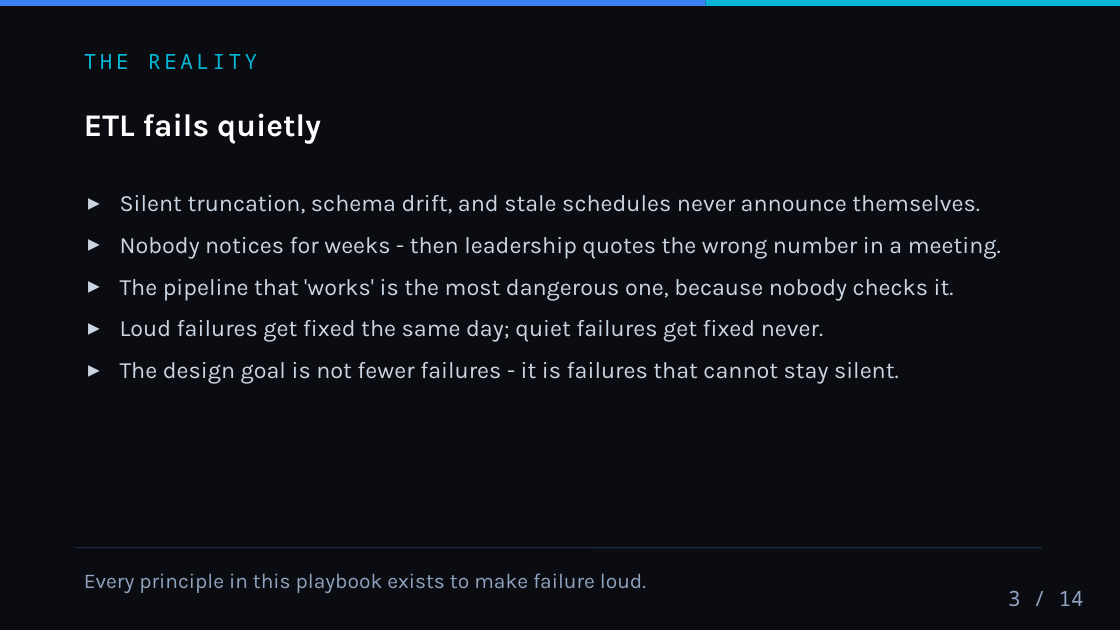
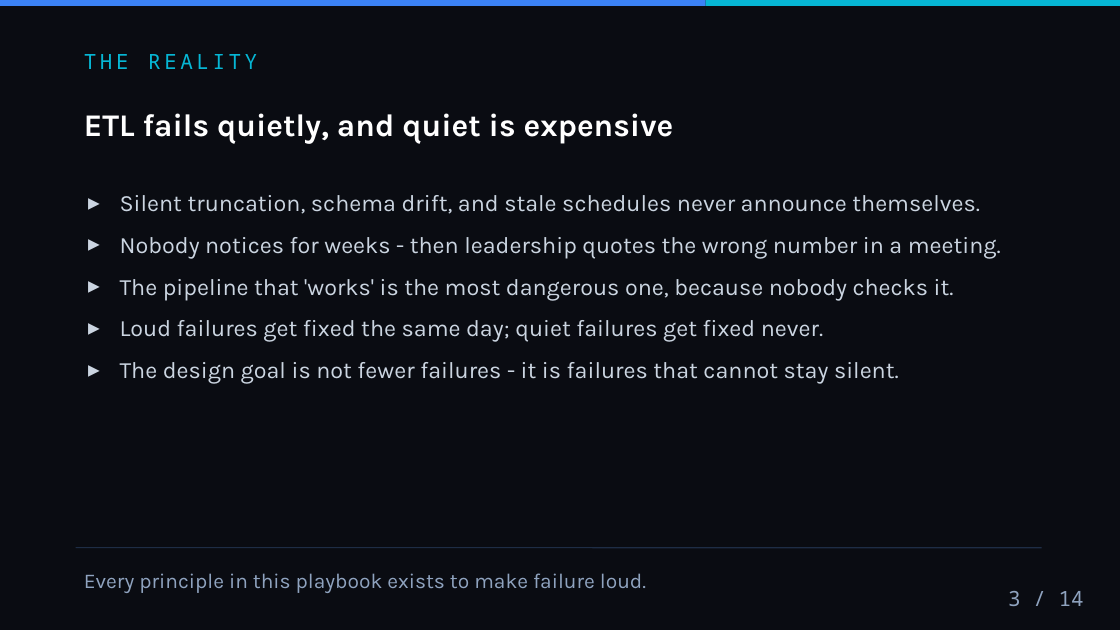
Before and after one commit to rezalianvatiady/rezalianvatiady.github.io, a slide deck: slide 3 of decks/etl-playbook.pptx. Drawn at 1120x630 pixels with LibreOffice and Linux fonts; fonts in the diff are those of the drawing. Boxes give left, top, right and bottom in pixels: in the first picture for what was removed or moved away, otherwise in the second. Text is boxed around its words. In the diff, an @@ line names an element or a change of style, - is before the commit and + after.

```diff
--- a/decks/etl-playbook.pptx
+++ b/decks/etl-playbook.pptx
@@ text at (x1=84, y1=113, x2=674, y2=144): text changed @@
-ETL fails quietly
+ETL fails quietly, and quiet is expensive
```
Also in this commit, not shown: 16 other files.
